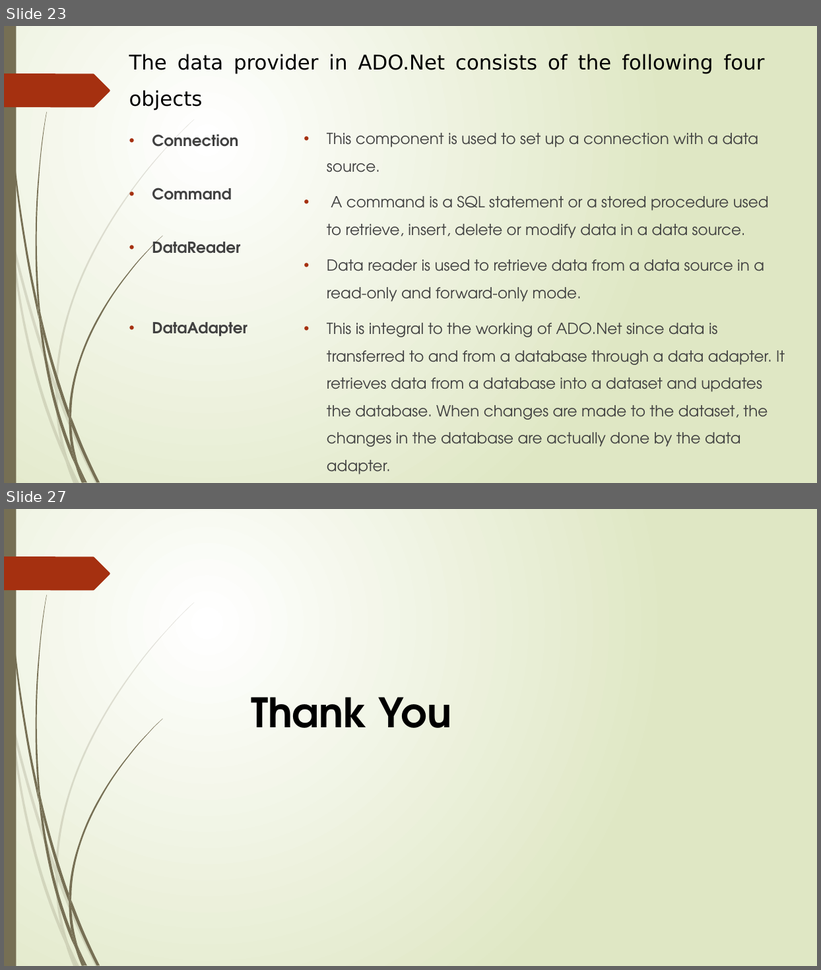
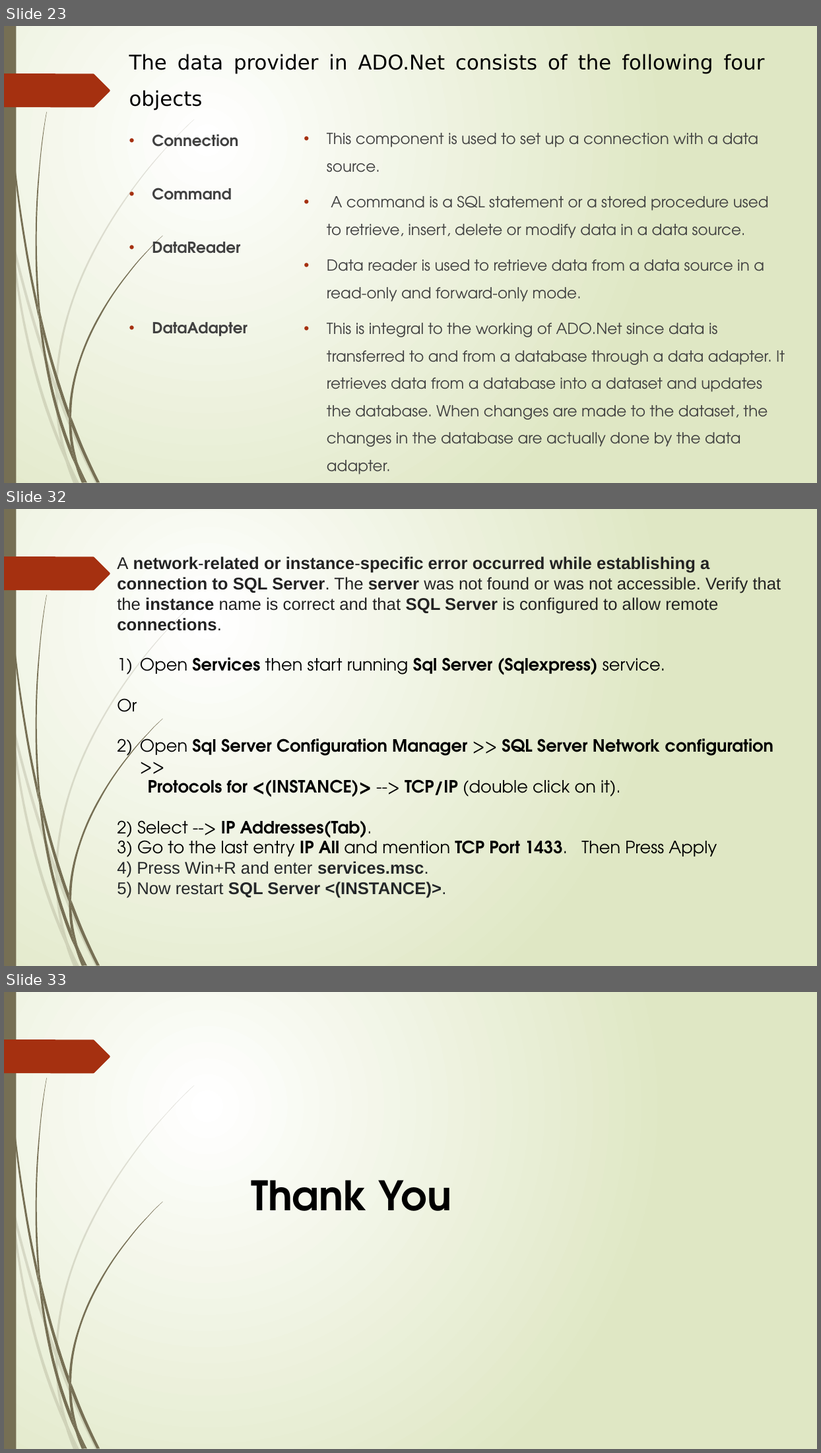
Before and after one commit to factopic/Visaul_Basic, a slide deck: PPT/VB_1.pptx. Shown one above the other, each under a label of ours: slides 23 and 27 before the commit, slides 23, 32 and 33 after it; the slides between them are not shown. The pictures are 821x970 and 821x1453 pixels, drawn with LibreOffice and Linux fonts; fonts in the diff are those of the drawing. Boxes give left, top, right and bottom in pixels: in the first picture for what was removed or moved away, otherwise in the second. Text is boxed around its words. In the diff, an @@ line names an element or a change of style, - is before the commit and + after.

```diff
--- a/PPT/VB_1.pptx
+++ b/PPT/VB_1.pptx
@@ slide 32 added at box(4, 509, 817, 966), background gradient #FFFFFF to #DFE8C4; not listed: 24 template elements that a slide beside it also shows @@
@@ text added at box(117, 557, 781, 898), 20 pt, text #000000, bold @@
+A network-related or instance-specific error occurred while establishing a connection to SQL Server. The server was not found or was not accessible. Verify that the instance name is correct and that SQL Server is configured to allow remote connections.
+1) Open Services then start running Sql Server (Sqlexpress) service.
+Or
+1) Open Sql Server Configuration Manager >> SQL Server Network configuration >>
+Protocols for <(INSTANCE)> --> TCP/IP (double click on it).
+2) Select --> IP Addresses(Tab).
+3) Go to the last entry IP All and mention TCP Port 1433. Then Press Apply
+4) Press Win+R and enter services.msc.
+5) Now restart SQL Server <(INSTANCE)>.
@@ what was slide 27 is now slide 33 @@
```
Also in this commit, not shown: 3 slides changed, 5 other slides added.
